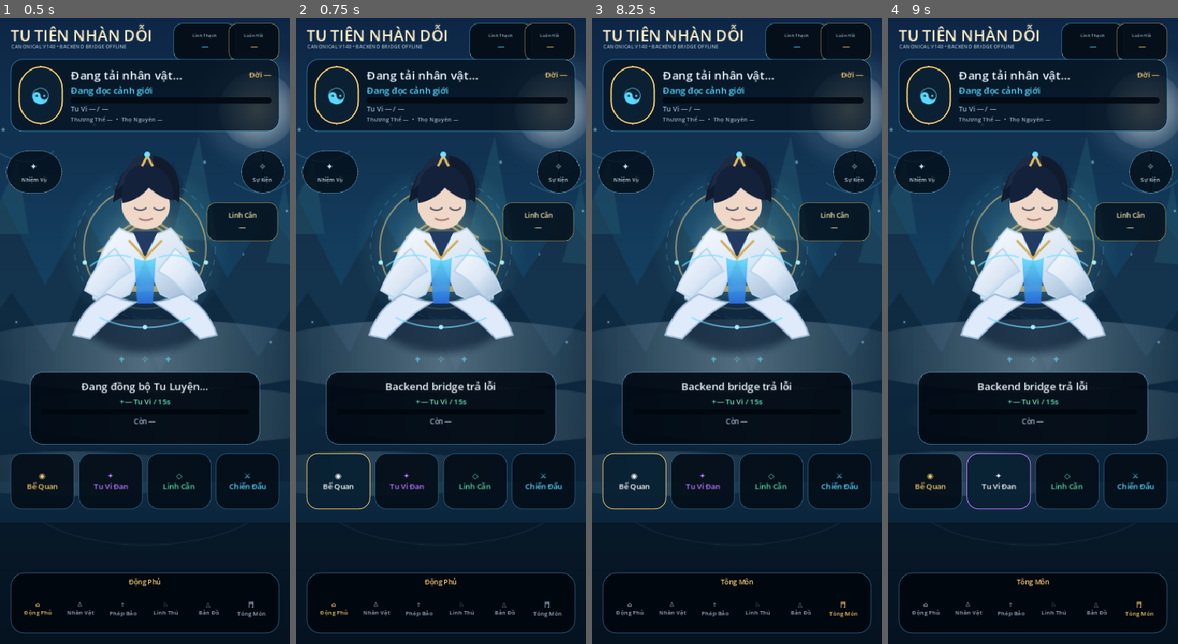
Above: before the commit, frames 1-4 (left to right).
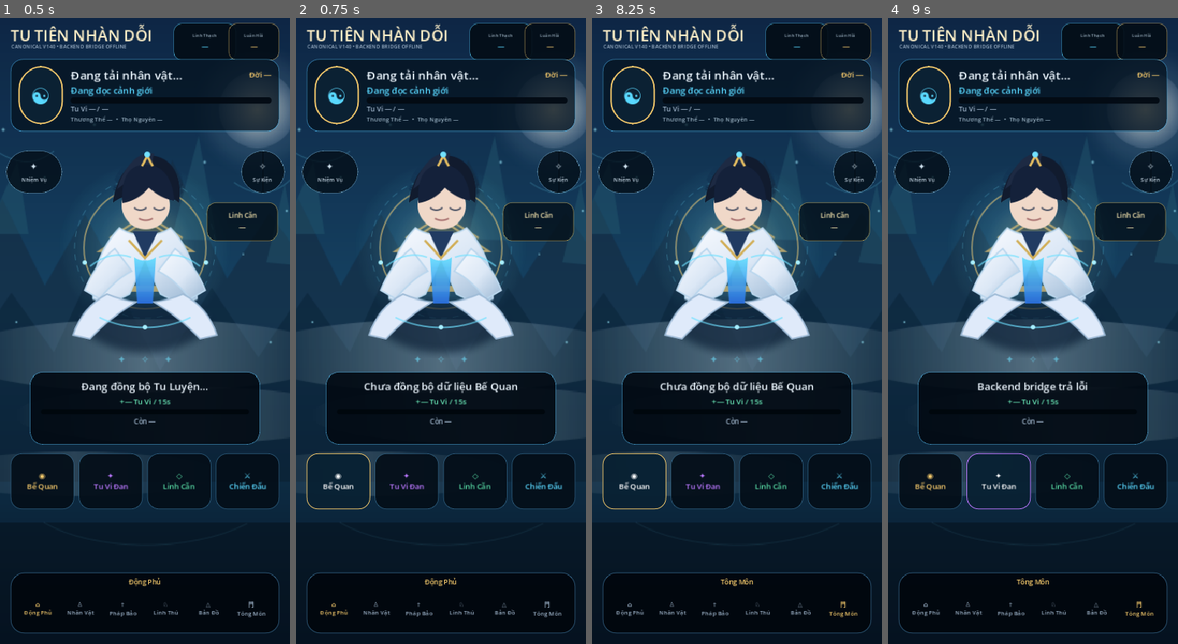
Above: after the commit, the same moments.

Repository: vuanhtuan161094-byte/tutiennhandoi
Game: Godot game, scene res://scenes/main/main.tscn
Two runs of this game, one before a commit and one after it. Both use one fixed random seed, a clock stepped at 60 frames per second and the inputs below.
Inputs:
- Up to frame 1 (0.5 s): no input
- Up to frame 2 (0.75 s): click "◉ Bế Quan" at 0.5 s
- Up to frame 3 (8.25 s): click "✦ Tu Vi Đan" at 1.25 s; click "◇ Linh Căn" at 2 s; click "⚔ Chiến Đấu" at 2.75 s; click "⌂ Động Phủ" at 3.5 s; click "♙ Nhân Vật" at 4.25 s; click "† Pháp Bảo" at 5 s; click "♘ Linh Thú" at 5.75 s; click "△ Bản Đồ" at 6.5 s; click "門 Tông Môn" at 7.25 s; click "◉ Bế Quan" at 8 s
- Up to frame 4 (9 s): click "✦ Tu Vi Đan" at 8.75 s

Frame 1 is identical in both runs. In frame 2, 0.5% of the frame differs, in the area x 23-77%, y 57-61%; in frame 3, 0.5%; in frame 4, nothing differs.

Commit message:
fix(godot): match canonical retreat hour selection

Diff:
--- a/godot/scripts/main/main.gd
+++ b/godot/scripts/main/main.gd
@@ -26,6 +26,7 @@
 var bridge_label: Label
 var advance_button: Button
 var route_label: Label
+var retreat_popup: PopupPanel
 var nav_buttons: Dictionary = {}
 var _home: Dictionary = {}
 var backend_bridge
@@ -37,6 +38,7 @@
 	backend_bridge.home_updated.connect(_on_home_updated)
 	backend_bridge.bridge_status_changed.connect(_on_bridge_status_changed)
 	backend_bridge.action_failed.connect(_on_action_failed)
+	backend_bridge.action_completed.connect(_on_action_completed)
 	add_child(backend_bridge)
 	AppState.route_changed.connect(_on_route_changed)
 
@@ -220,7 +222,7 @@
 	add_child(row)
 
 	var retreat := _action_button("◉", "Bế Quan", GOLD)
-	retreat.pressed.connect(func(): backend_bridge.perform_action("retreatV140", {"hours": 1}))
+	retreat.pressed.connect(_open_retreat_popup)
 	row.add_child(retreat)
 
 	advance_button = _action_button("✦", "Tu Vi Đan", Color("bb77ff"))
@@ -321,6 +323,96 @@
 	stone_label.text = _fmt_num(float(resources.get("spiritStone", 0)))
 	cp_label.text = _fmt_num(float(resources.get("reincarnationCp", 0)))
 
+func _open_retreat_popup() -> void:
+	if _home.is_empty():
+		status_label.text = "Chưa đồng bộ dữ liệu Bế Quan"
+		return
+
+	var cultivation: Dictionary = _home.get("cultivation", {})
+	var retreat: Dictionary = cultivation.get("retreat", {})
+	var bank := maxf(0.0, float(retreat.get("bankHours", 0)))
+	var cap := maxf(0.0, float(retreat.get("capHours", 9)))
+	var daily := maxf(0.0, float(retreat.get("dailyAccrualHours", 3)))
+	var reward_pct_3h := maxf(0.0, float(retreat.get("rewardPct3h", 0)))
+
+	if retreat_popup != null and is_instance_valid(retreat_popup):
+		retreat_popup.queue_free()
+
+	retreat_popup = PopupPanel.new()
+	retreat_popup.name = "RetreatPopup"
+	retreat_popup.add_theme_stylebox_override("panel", _flat(Color(0.01, 0.04, 0.075, 0.98), 18, Color(0.33, 0.58, 0.72, 0.72), 1))
+	add_child(retreat_popup)
+
+	var margin := MarginContainer.new()
+	margin.add_theme_constant_override("margin_left", 16)
+	margin.add_theme_constant_override("margin_right", 16)
+	margin.add_theme_constant_override("margin_top", 14)
+	margin.add_theme_constant_override("margin_bottom", 14)
+	retreat_popup.add_child(margin)
+
+	var col := VBoxContainer.new()
+	col.custom_minimum_size = Vector2(260, 0)
+	col.add_theme_constant_override("separation", 8)
+	margin.add_child(col)
+
+	var title := _label("BẾ QUAN", 18, GOLD)
+	title.horizontal_alignment = HORIZONTAL_ALIGNMENT_CENTER
+	col.add_child(title)
+
+	var summary := _label("%.2f / %.0f giờ tích lũy" % [bank, cap], 12, TEXT)
+	summary.horizontal_alignment = HORIZONTAL_ALIGNMENT_CENTER
+	col.add_child(summary)
+
+	var detail_text := "Mỗi ngày +%.0fh" % daily
+	if reward_pct_3h > 0:
+		detail_text += "  •  3h ≈ %.2f%% yêu cầu cảnh giới" % reward_pct_3h
+	var detail := _label(detail_text, 9, MUTED)
+	detail.horizontal_alignment = HORIZONTAL_ALIGNMENT_CENTER
+	detail.autowrap_mode = TextServer.AUTOWRAP_WORD_SMART
+	col.add_child(detail)
+
+	var choices := HBoxContainer.new()
+	choices.add_theme_constant_override("separation", 6)
+	col.add_child(choices)
+
+	for hour in [1, 3, 6, 9]:
+		if float(hour) > cap:
+			continue
+		var button := Button.new()
+		button.text = "%dh" % hour
+		button.size_flags_horizontal = Control.SIZE_EXPAND_FILL
+		button.custom_minimum_size = Vector2(52, 42)
+		button.disabled = bank <= 0.0
+		button.add_theme_color_override("font_color", GOLD if hour == 3 else TEXT)
+		button.pressed.connect(_on_retreat_hour_selected.bind(hour))
+		choices.add_child(button)
+
+	var close_button := Button.new()
+	close_button.text = "Đóng"
+	close_button.pressed.connect(func(): retreat_popup.hide())
+	col.add_child(close_button)
+
+	retreat_popup.popup_centered(Vector2i(300, 220))
+
+func _on_retreat_hour_selected(hours: int) -> void:
+	if retreat_popup != null and is_instance_valid(retreat_popup):
+		retreat_popup.hide()
+	status_label.text = "Đang Bế Quan %dh…" % hours
+	backend_bridge.perform_action("retreatV140", {"hours": hours})
+
+func _on_action_completed(action_id: String, result: Dictionary) -> void:
+	if action_id != "retreatV140":
+		return
+	var used := float(result.get("hoursUsed", 0))
+	var gained := float(result.get("gained", 0))
+	var bank_after := float(result.get("bankHoursAfter", -1))
+	if gained > 0:
+		status_label.text = "Bế Quan %.2fh  •  +%s Tu Vi" % [used, _fmt_num(gained)]
+	elif bank_after == 0:
+		status_label.text = "Không còn giờ Bế Quan tích lũy"
+	else:
+		status_label.text = "Bế Quan chưa tạo thêm Tu Vi"
+
 func _on_advance_pressed() -> void:
 	var cultivation: Dictionary = _home.get("cultivation", {})
 	var ready := bool(cultivation.get("ready", false))
